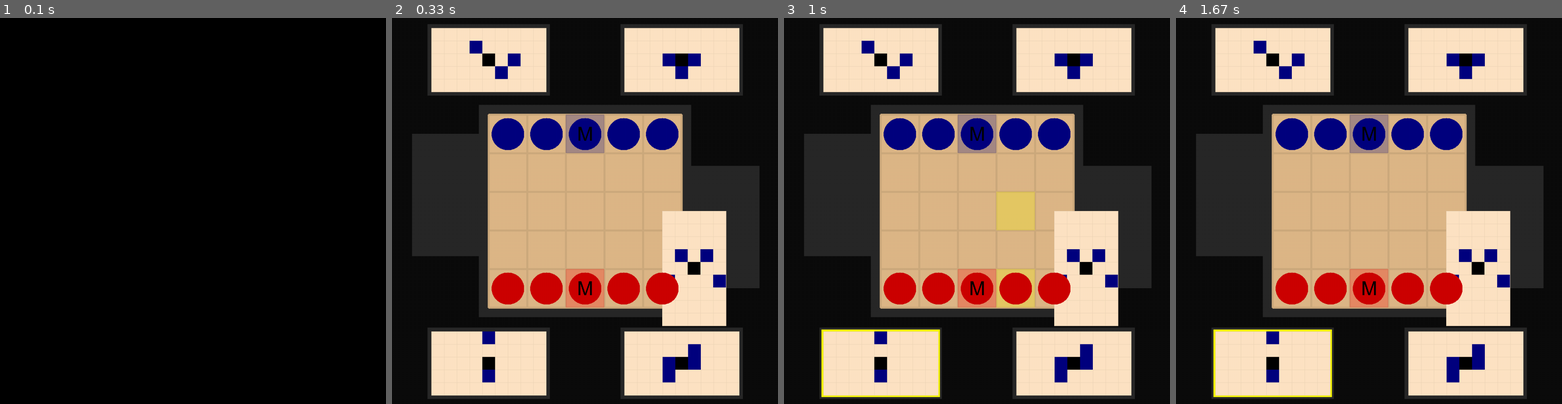
Above: before the commit, frames 1-4 (left to right).
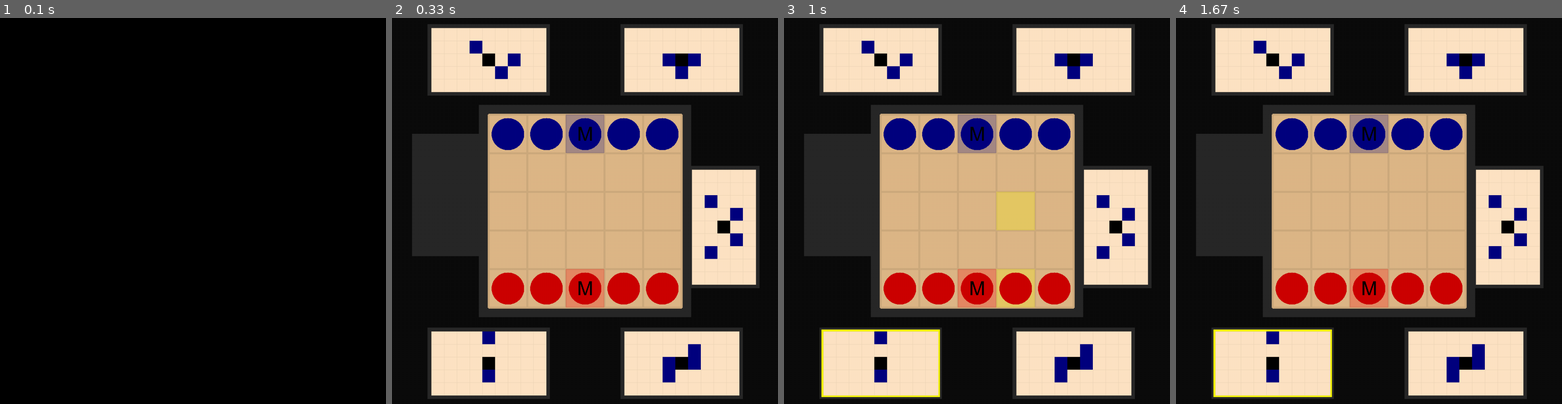
Above: after the commit, the same moments.

Repository: marioszap/onitamaEngine
Game: pygame game, started from pyGame.py
Same seed, same stepped clock (60 frames per second), same inputs: the game is played once before the commit and once after it.
Inputs (mouse positions are in pixels of both pictures, inside the frame that each line leads up to):
- Up to frame 1 (0.1 s): no input
- Up to frame 2 (0.33 s): no input
- Up to frame 3 (1 s): click (880, 361) at 0.43 s; click (1015, 295) at 0.8 s
- Up to frame 4 (1.67 s): move the mouse to (1511, 346) at 1.57 s

Frame 1 is identical in both runs. In frame 2, 6.7% of the frame differs, in the area x 70-95%, y 39-80%; in frame 3, 6.7%; in frame 4, 6.7%.

Commit message:
now game initiates with card out of game and players have colors as arg but functionality is not ready yet

Diff:
--- a/engine.py
+++ b/engine.py
@@ -5,6 +5,7 @@
 import sys
 
 n = 5
+COLORS = ['red', 'blue']
 SCREEN_HEIGHT = 1000 #pygame.display.set_mode().get_size()[1] - 25
 SCREEN_WIDTH = SCREEN_HEIGHT
 CARD_SQUARE = SCREEN_HEIGHT // 30
@@ -52,9 +53,18 @@
         self.active = False #Is this card in hand of the player whose turn it is?
         self.isUsed = False
 
+
     def mirrorCoord(self, coord) -> None:
         for i in range(len(self.moves)):
             self.moves[i][coord] = -1 * self.moves[i][coord]
+
+
+    def exchangeCoordinates(self) -> None:
+        for i in range(len(self.moves)):
+            temp = self.moves[i][0]
+            self.moves[i][0] = self.moves[i][1]
+            self.moves[i][1] = temp
+
 
     def draw(self, screen, otherCardInHand, sq=CARD_SQUARE, offset=smallOffset) -> None:
         """
@@ -102,11 +112,12 @@
         #drawRotatedRectangle(screen, 150, 600, CARD_HEIGHT, CARD_LENGTH, lineColor, rotation=20)
 
 class Player():
-    def __init__(self, userView, cardsInGame, name) -> None:
+    def __init__(self, userView, cardsInGame, name, color) -> None:
         self.cards = [None] * 2
         cardX = [None] * 2
         self.userView = userView
-        cardX[0] = SCREEN_WIDTH // 4 - CARD_LENGTH //2
+        self.color = color
+        cardX[0] = SCREEN_WIDTH // 4 - CARD_LENGTH // 2
         cardX[1] = cardX[0] + SCREEN_WIDTH // 2
         cardY = (SCREEN_HEIGHT-BOARD_HEIGHT)/4 - CARD_HEIGHT // 2 - bigOffset//2 - smallOffset//2
         if not userView:
@@ -122,7 +133,6 @@
                 card.mirrorCoord(0)#"""
 
 
-
     def pickCards(self, cardsDict: dict, coorsX: list[int], coorY: int) -> list[Card]:
         cardsToChooseFrom = random.sample([card for card in cardsDict], 2)
         cards = [None] * len(coorsX)
@@ -148,7 +158,7 @@
 
 
 class GameState():
-    def __init__(self, n: int, cardsInGame, stW = (SCREEN_WIDTH-BOARD_HEIGHT)/2, stH = (SCREEN_HEIGHT-BOARD_HEIGHT)/2) -> None:
+    def __init__(self, n: int, cardsInGame, stW = (SCREEN_WIDTH-BOARD_HEIGHT)/2, stH = (SCREEN_HEIGHT-BOARD_HEIGHT)/2, colors=COLORS) -> None:
         """
         :n:is an odd integer larger than one
         :return:None
@@ -167,14 +177,19 @@
         self.players = [None] * 2
         #self.cardOut =
         for i in range(len(self.players)):
-            self.players[i] = Player(1-i, cardsInGame, f'p{i+1}')
+            self.players[i] = Player(1-i, cardsInGame, f'p{i+1}', colors[i])
         self.firstPlayer = self.players[random.randint(0,1)]
 
         for el in cardsInGame:
             if self.firstPlayer.userView:
-                self.cardOut = Card(el, cardsInGame[el], [300, 500])
+                self.cardOut = Card(el, cardsInGame[el], [(self.stW-CARD_HEIGHT+4*smallOffset)/2, self.stW + SQ_SIZE/2 + smallOffset])
             else:
-                self.cardOut = Card(el, cardsInGame[el], [700, 500])
+                self.cardOut = Card(el, cardsInGame[el], [(self.stW-CARD_HEIGHT+4*smallOffset)/2 + BOARD_WIDTH + 2*bigOffset + CARD_HEIGHT,
+                                                        self.stW + BOARD_HEIGHT - SQ_SIZE/2 - 2*smallOffset- CARD_LENGTH + smallOffset])
+                self.cardOut.mirrorCoord(0)
+                self.cardOut.mirrorCoord(1)
+
+        self.cardOut.exchangeCoordinates()
 
         temp = self.cardOut.cardL
         self.cardOut.cardL = self.cardOut.cardH
@@ -182,14 +197,11 @@
             #self.choosePlayerToPlayFirst(el, cardsInGame[el])
 
 
-    def drawFirstCardOut(self, cardName, cardMoves) -> None:
+    def drawFirstCardOut(self) -> None:
         if self.firstPlayer.userView:
             self.cardOut.draw(screen, None)
-
         else:
             self.cardOut.draw(screen, None)
-
-
 
 
     def drawBoard(self, screen, offset=bigOffset, smallOffset=smallOffset) -> None:
@@ -204,9 +216,10 @@
         for player in self.players:
             for card in player.cards:
                 pygame.draw.rect(screen, "grey16", pygame.Rect(card.stPoint[0]-smallOffset, card.stPoint[1]-smallOffset, card.cardL+2*smallOffset, card.cardH+2*smallOffset))
-        pygame.draw.rect(screen, "grey16", pygame.Rect((self.stW-card.cardH+2*smallOffset)/2, self.stW + SQ_SIZE/2, card.cardH+2*smallOffset, card.cardL+2*smallOffset))
+        pygame.draw.rect(screen, "grey16", pygame.Rect((self.stW-card.cardH+2*smallOffset)/2, self.stW + SQ_SIZE/2, card.cardH+2*smallOffset, card.cardL+2*smallOffset)) #left
         pygame.draw.rect(screen, "grey16", pygame.Rect((self.stW-card.cardH+2*smallOffset)/2 + BOARD_WIDTH + 2*offset + card.cardH, self.stW + BOARD_HEIGHT - SQ_SIZE/2 - 2*smallOffset
                                                         - card.cardL, card.cardH+2*smallOffset, card.cardL+2*smallOffset))
+
 
     def highlightSquares(self, screen, card, player) -> None:
         mousePosition = pygame.mouse.get_pos()
--- a/pyGame.py
+++ b/pyGame.py
@@ -56,7 +56,7 @@
 
 
     game.players[1].playerTurn()
-
+    print(game.cardOut.name)
     while running:
         for e in pygame.event.get():
             if e.type == pygame.QUIT:
@@ -64,7 +64,7 @@
 
         drawBackground(screen)
         game.drawBoard(screen)
-        game.drawFirstCardOut(game.cardOut.name, game.cardOut.moves)
+        game.drawFirstCardOut()
 
         for player in game.players:
             #player = players[1]
